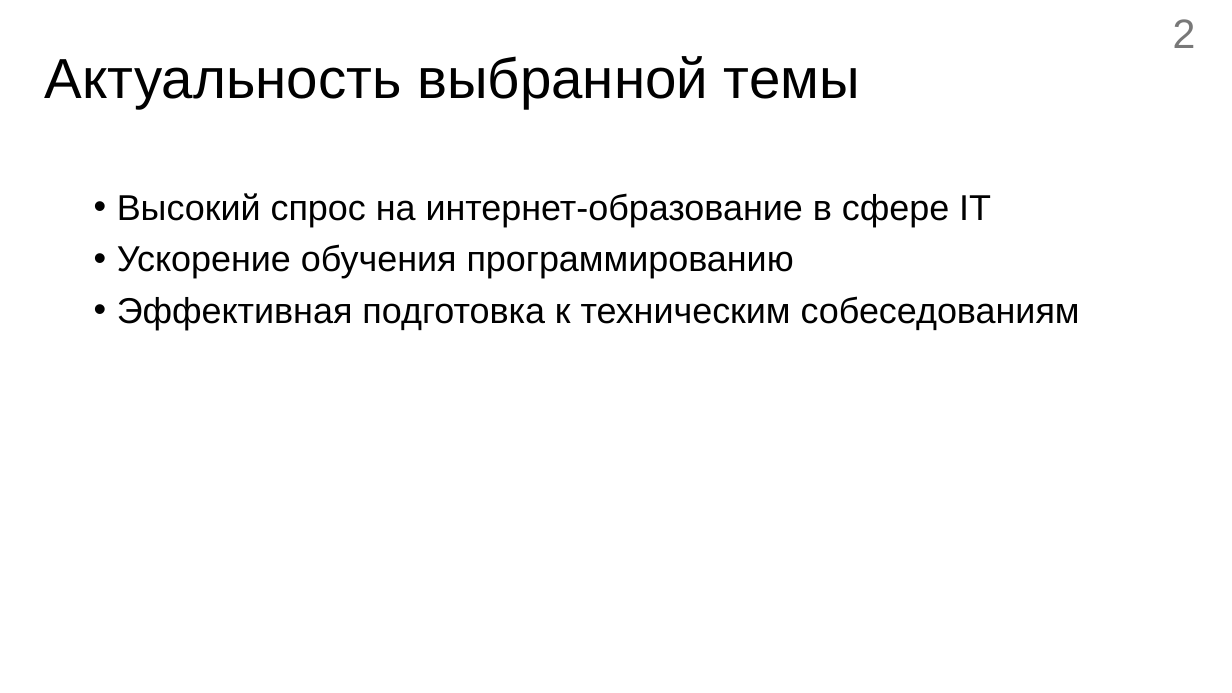
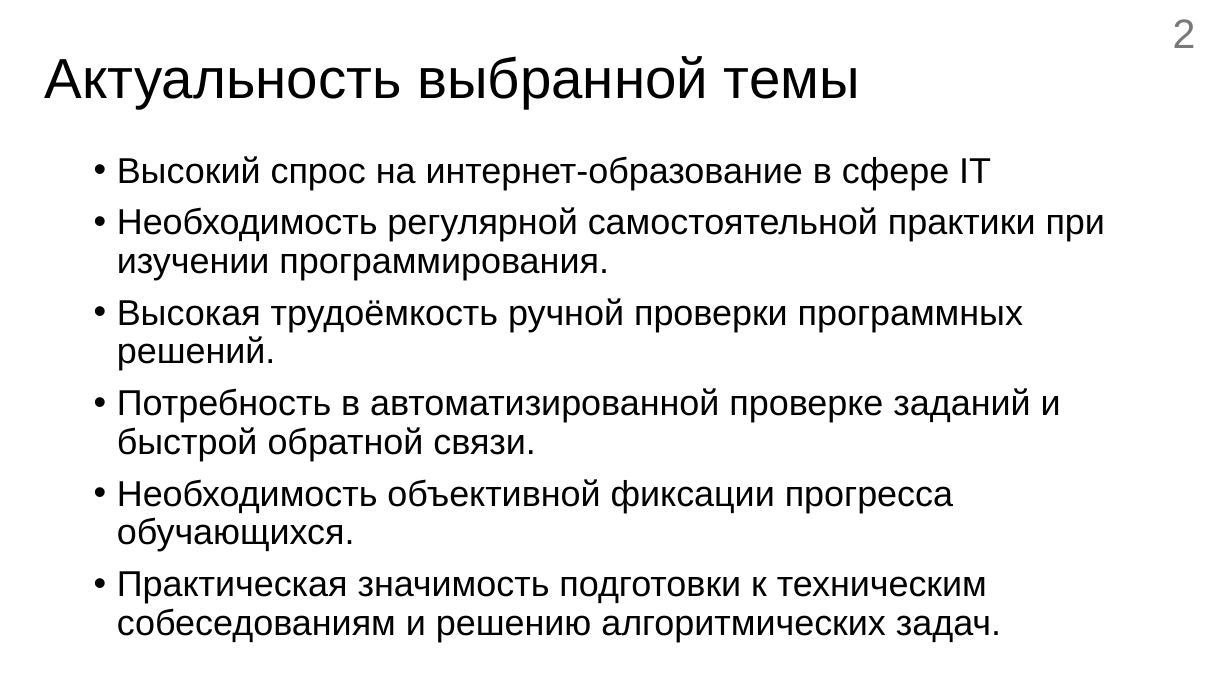
Before and after one commit to kemper0110/supreme-code, a slide deck: slide 2 of docs/6k/diploma/prez/prez2.pptx. Drawn at 1232x693 pixels with LibreOffice and Linux fonts; fonts in the diff are those of the drawing. Boxes give left, top, right and bottom in pixels: in the first picture for what was removed or moved away, otherwise in the second. Text is boxed around its words. In the diff, an @@ line names an element or a change of style, - is before the commit and + after.

```diff
--- a/docs/6k/diploma/prez/prez2.pptx
+++ b/docs/6k/diploma/prez/prez2.pptx
@@ text "Высокий спрос на интернет-образование в ...": place and size @@
-text "Высокий спрос на интернет-образование в ..." at (117, 193, 1080, 330)
+text "Высокий спрос на интернет-образование в ..." at (117, 156, 1105, 642)
@@ text at (117, 207, 1105, 642): text changed @@
-• Ускорение обучения программированию
-• Эффективная подготовка к техническим собеседованиям
+• Необходимость регулярной самостоятельной практики при изучении программирования.
+• Высокая трудоёмкость ручной проверки программных решений.
+• Потребность в автоматизированной проверке заданий и быстрой обратной связи.
+• Необходимость объективной фиксации прогресса обучающихся.
+• Практическая значимость подготовки к техническим собеседованиям и решению алгоритмических задач.
```
Also in this commit, not shown: 3 other slides changed, 1 other file.
